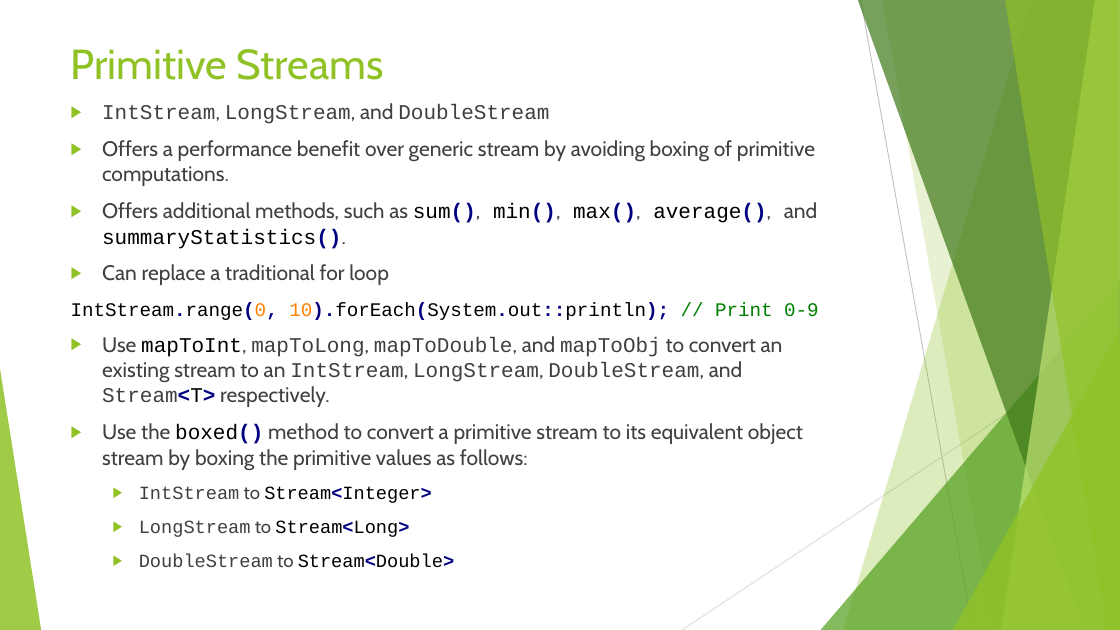
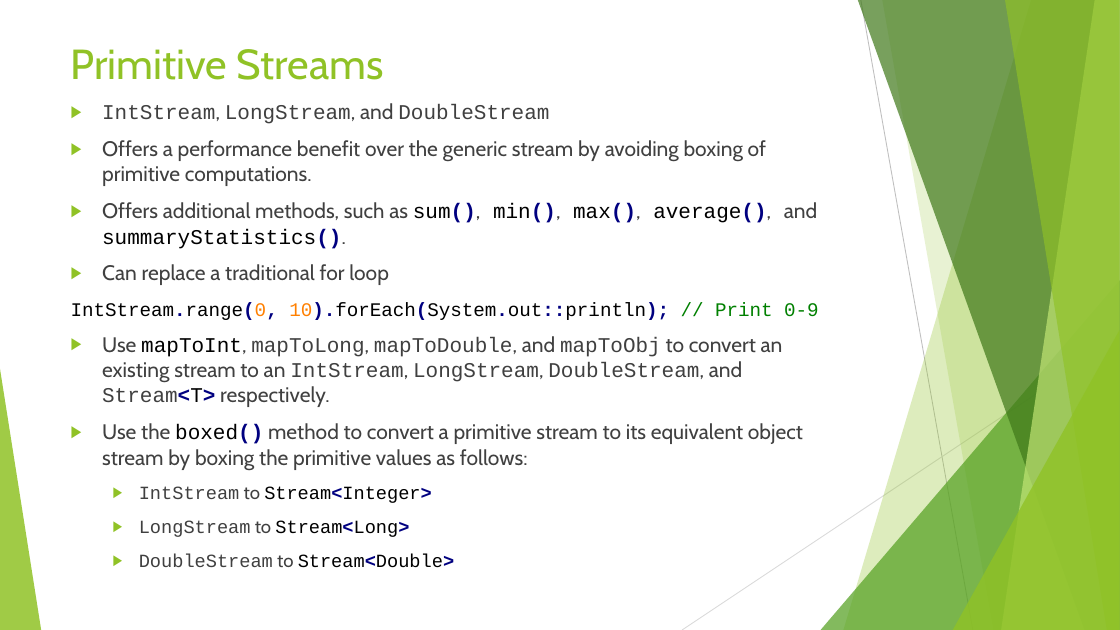
Before and after one commit to RichardRoda/2017-CodePaLOUsa-Lambda, a slide deck: slide 28 of Learning to Love the Lambda in the Stream.pptx. Drawn at 1120x630 pixels with LibreOffice and Linux fonts; fonts in the diff are those of the drawing. Boxes give left, top, right and bottom in pixels: in the first picture for what was removed or moved away, otherwise in the second. Text is boxed around its words. In the diff, an @@ line names an element or a change of style, - is before the commit and + after.

```diff
--- a/Learning to Love the Lambda in the Stream.pptx
+++ b/Learning to Love the Lambda in the Stream.pptx
@@ text at (102,140,766,186): text changed @@
-▶ Offers a performance benefit over generic stream by avoiding boxing of primitive computations.
+▶ Offers a performance benefit over the generic stream by avoiding boxing of primitive computations.
```
Also in this commit, not shown: 16 other slides changed, 1 slide added, 1 other file.
